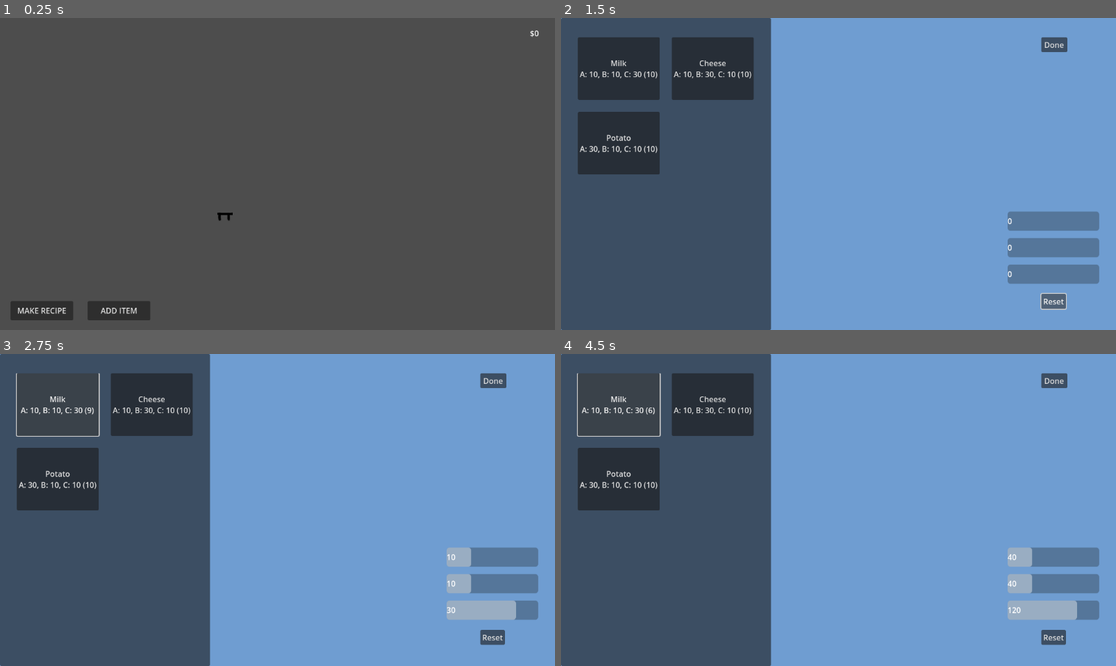
Above: before the commit, frames 1-4 (two rows, left to right).
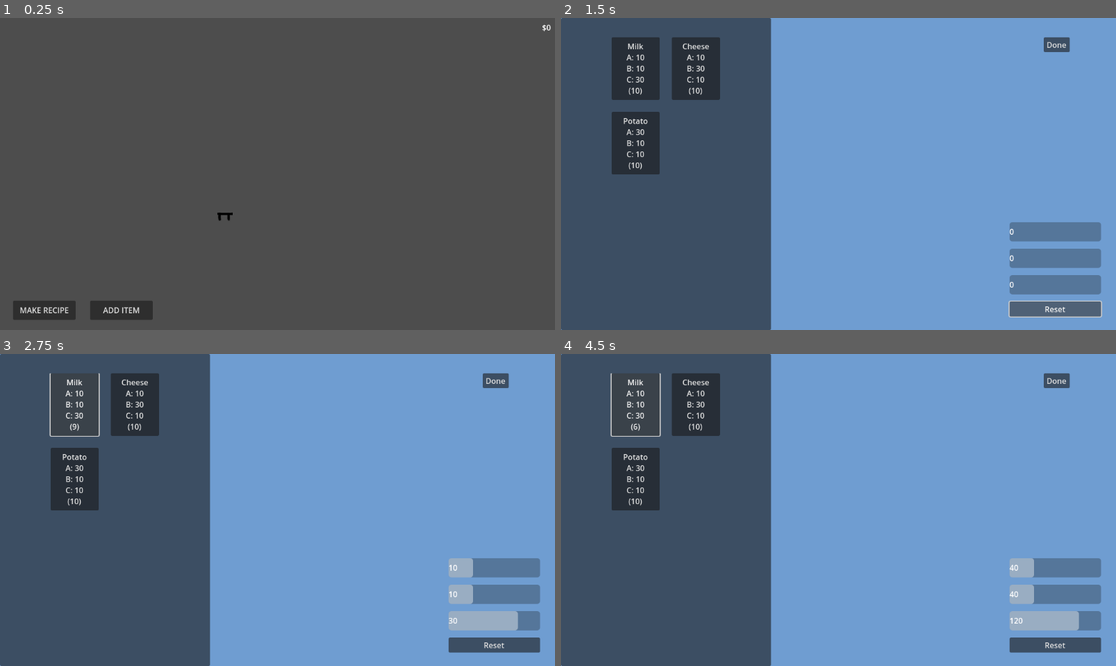
Above: after the commit, the same moments.

Repository: Hekkow/Shopkeeper-Game
Game: Godot game, scene res://Scenes/Levels/Store.tscn
Same seed, same stepped clock (60 frames per second), same inputs: the game is played once before the commit and once after it.
Inputs (mouse positions are in pixels of both pictures, inside the frame that each line leads up to):
- Up to frame 1 (0.25 s): no input
- Up to frame 2 (1.5 s): click "MAKE RECIPE" at 0.5 s; click "Reset" at 1.25 s
- Up to frame 3 (2.75 s): click (55, 403) at 2 s, where only the run before the commit has a clickable "Milk A: 10, B: 10, C: 30 (10)"
- Up to frame 4 (4.5 s): click (616, 403) at 2.75 s, where only the run before the commit has a clickable "Milk A: 10, B: 10, C: 30 (9)"; click (616, 403) at 3.5 s, where only the run before the commit has a clickable "Milk A: 10, B: 10, C: 30 (8)"; click (616, 403) at 4.25 s, where only the run before the commit has a clickable "Milk A: 10, B: 10, C: 30 (7)"

The runs differ from the first frame. In frame 1, 0.4% of the frame differs, in the area x 1-100%, y 2-97%; in frame 2, 8.2%; in frame 3, 8.2%; in frame 4, 8.3%, in the area x 2-98%, y 6-96%.

Commit message:
added drag and drop items

Diff:
--- a/Scenes/Levels/Store.tscn
+++ b/Scenes/Levels/Store.tscn
@@ -24,17 +24,26 @@
 script = ExtResource("5_db2gu")
 
 [node name="Money" type="Label" parent="CanvasLayer"]
-offset_left = 1100.0
-offset_top = 20.0
-offset_right = 1140.0
-offset_bottom = 43.0
+anchors_preset = 1
+anchor_left = 1.0
+anchor_right = 1.0
+offset_left = -48.0
+offset_top = 8.0
+offset_right = -8.0
+offset_bottom = 31.0
+grow_horizontal = 0
+horizontal_alignment = 2
 script = ExtResource("6_aithq")
 
 [node name="HBoxContainer" type="HBoxContainer" parent="CanvasLayer"]
-offset_left = 22.0
-offset_top = 588.0
-offset_right = 330.0
-offset_bottom = 628.0
+anchors_preset = 2
+anchor_top = 1.0
+anchor_bottom = 1.0
+offset_left = 27.0
+offset_top = -61.0
+offset_right = 335.0
+offset_bottom = -21.0
+grow_vertical = 0
 theme_override_constants/separation = 30
 script = ExtResource("6_vnhey")
 
--- a/Scenes/UI/RecipeCreationMenu.tscn
+++ b/Scenes/UI/RecipeCreationMenu.tscn
@@ -32,11 +32,18 @@
 script = ExtResource("2_wd8sf")
 
 [node name="RatioBars" type="VBoxContainer" parent="."]
-layout_mode = 0
-offset_left = 927.0
-offset_top = 402.0
-offset_right = 1117.0
-offset_bottom = 552.0
+layout_mode = 1
+anchors_preset = 3
+anchor_left = 1.0
+anchor_top = 1.0
+anchor_right = 1.0
+anchor_bottom = 1.0
+offset_left = -221.0
+offset_top = -224.0
+offset_right = -31.0
+offset_bottom = -28.0
+grow_horizontal = 0
+grow_vertical = 0
 theme_override_constants/separation = 15
 script = ExtResource("2_2r0st")
 
@@ -49,12 +56,8 @@
 [node name="MarginContainer3" parent="RatioBars" instance=ExtResource("3_i76uq")]
 layout_mode = 2
 
-[node name="ResetButton" type="Button" parent="."]
-layout_mode = 0
-offset_left = 997.0
-offset_top = 573.0
-offset_right = 1048.0
-offset_bottom = 604.0
+[node name="ResetButton" type="Button" parent="RatioBars"]
+layout_mode = 2
 text = "Reset
 "
 script = ExtResource("4_310k4")
@@ -93,10 +96,14 @@
 script = ExtResource("6_jj80t")
 
 [node name="Button" type="Button" parent="."]
-layout_mode = 0
-offset_left = 997.0
+layout_mode = 1
+anchors_preset = 1
+anchor_left = 1.0
+anchor_right = 1.0
+offset_left = -150.0
 offset_top = 40.0
-offset_right = 1051.0
+offset_right = -96.0
 offset_bottom = 71.0
+grow_horizontal = 0
 text = "Done"
 script = ExtResource("7_bf0bv")
--- /dev/null
+++ b/Scripts/Objects/DragAndDropItem.gd
@@ -0,0 +1 @@
+extends StaticBody2D
--- a/Scripts/Objects/Item.gd
+++ b/Scripts/Objects/Item.gd
@@ -1,9 +1,34 @@
-extends Node
+extends Area2D
 class_name Item
 @export var price: int = -1
 @export var recipe: Recipe
 @export var sold_price: int = -1
 @export var id: int
+var dragging = true
+var can_drag = true
+signal on_mouse_event;
+
+
+func _ready():
+	connect("on_mouse_event", set_drag)
+	SignalManager.connect("store_opened", on_store_opened)
+
+func _process(_delta):
+	if dragging:
+		var mousepos = get_viewport().get_mouse_position()
+		self.position = Vector2(mousepos.x, mousepos.y)
+
+func set_drag():
+	dragging=!dragging
+	if !dragging:
+		SignalManager.emit_signal("item_placed", self)
+
+func on_store_opened():
+	can_drag = false
+
+func _input_event(_viewport, event, _shape_idx):
+	if event is InputEventMouseButton && event.pressed && can_drag:
+		emit_signal("on_mouse_event")
 
 func _init(_recipe: Recipe = null, _price: int = -1) -> void:
 	price = _price
--- a/Scripts/Objects/Store.gd
+++ b/Scripts/Objects/Store.gd
@@ -1,7 +1,14 @@
 extends Node2D
 
+var item_scene
+var character_scene
+var item_class
 func _ready() -> void:
 	SignalManager.connect("store_opened", on_store_opened)
+	SignalManager.connect("price_set", spawn_item)
+	item_scene = load("res://Scenes/Objects/Item.tscn")
+	character_scene = load("res://Scenes/Objects/Character.tscn")
+	item_class = preload("res://Scripts/Objects/Item.gd")
 
 func start() -> void:
 	spawn_items()
@@ -11,12 +18,10 @@
 	start()
 
 func spawn_items() -> void:
-	var scene := load("res://Scenes/Objects/Item.tscn")
-	var item_class := preload("res://Scripts/Objects/Item.gd")
 	var radius = 500.0
 	var max_angle = 90.0 * PI / 180
 	for i in len(Data.all["Store Items Before"]):
-		var item = scene.instantiate()
+		var item = item_scene.instantiate()
 		item.set_script(item_class)
 		item.set_variables(Data.all["Store Items Before"][i][0], Data.all["Store Items Before"][i][1], item.id)
 		var x = radius * cos(max_angle/(len(Data.all["Store Items Before"])+1)*(i+1))
@@ -24,11 +29,17 @@
 		item.set_position(Vector2(x, y))
 		add_child(item)
 
+func spawn_item(_item: Item) -> void:
+	print("HERE")
+	var item = item_scene.instantiate()
+	item.set_script(item_class)
+	item.set_variables(_item.recipe, _item.price, _item.id)
+	add_child(item)
+
 func spawn_customers(number_customers: int) -> void:
-	var scene := load("res://Scenes/Objects/Character.tscn")
 	var customers := choose_customers(number_customers)
 	for customer in customers:
-		var character = scene.instantiate()
+		var character = character_scene.instantiate()
 		character.name = customer.character_name
 		character.get_node("Sprite2D").modulate = customer.color
 		character._init(customer)
--- a/Scripts/Other/SignalManager.gd
+++ b/Scripts/Other/SignalManager.gd
@@ -14,3 +14,4 @@
 signal price_modal_spawned(item)
 signal ingredient_to_recipe_panel_clicked
 signal recipe_to_item_clicked
+signal item_placed
--- a/Scripts/Resources/Ingredient.gd
+++ b/Scripts/Resources/Ingredient.gd
@@ -11,4 +11,7 @@
 	return ingredient_name == _ingredient.ingredient_name
 
 func _to_string() -> String:
-	return ingredient_name + "\n" + str(element)
+	return ingredient_name + " " + str(element)
+
+func to_str() -> String:
+	return "%s\nA: %s\nB: %s\nC: %s" % [ingredient_name, element.a, element.b, element.c]
--- a/Scripts/Resources/InventorySlot.gd
+++ b/Scripts/Resources/InventorySlot.gd
@@ -15,3 +15,6 @@
 
 func _to_string() -> String:
 	return "%s (%s)" % [object, amount]
+
+func to_str() -> String:
+	return "%s\n(%s)" % [object.to_str(), amount]
--- a/Scripts/UI/IngredientButton.gd
+++ b/Scripts/UI/IngredientButton.gd
@@ -4,7 +4,7 @@
 var slot: InventorySlot
 
 func _ready():
-	text = str(slot)
+	text = slot.to_str()
 	pressed.connect(on_ingredient_pressed)
 
 func on_ingredient_pressed() -> void:
@@ -14,4 +14,4 @@
 		Data.remove_from_inventory("Ingredient Inventory", slot.object)
 		queue_free()
 	else:
-		text = str(slot)
+		text = slot.to_str()
--- a/Scripts/UI/IngredientToRecipePanel.gd
+++ b/Scripts/UI/IngredientToRecipePanel.gd
@@ -6,5 +6,4 @@
 
 func on_panel_clicked(event) -> void:
 	if event is InputEventMouseButton and event.is_pressed():
-		print("HERe")
 		SignalManager.emit_signal("ingredient_to_recipe_panel_clicked")
--- a/Scripts/UI/ItemCreationMenu.gd
+++ b/Scripts/UI/ItemCreationMenu.gd
@@ -5,4 +5,5 @@
 	SignalManager.connect("recipe_to_item_clicked", close_menu)
 
 func close_menu() -> void:
+	print("HERE3")
 	queue_free()
--- a/Scripts/UI/Pot.gd
+++ b/Scripts/UI/Pot.gd
@@ -10,19 +10,11 @@
 	var recipe = Recipe.check_recipes(Element.ingredients_to_element(Data.all["Pot Ingredients"]))
 	if !recipe:
 		return
-	var pot = Button.new()
-	add_child(pot)
-	pot.set_position(Vector2(0, 0))
-	pot.set_size(Vector2(100, 120))
-	pot.text = recipe.recipe_name
-	pot.pressed.connect(Callable(on_pot_clicked).bind(pot, recipe))
-
-func on_pot_clicked(pot: Node, recipe: Recipe) -> void:
-	Data.add_to_inventory("Recipe Inventory", recipe)
-	Data.all["Pot Ingredients"] = []
-	pot.queue_free()
-	SignalManager.emit_signal("recipe_made")
-	SignalManager.emit_signal("ingredients_reset")
+	var scene := load("res://Scenes/UI/ItemDisplayButton.tscn")
+	var button = scene.instantiate()
+	button.set_script(PotButton)
+	button.recipe = recipe
+	add_child(button)
 
 func on_ingredients_reset() -> void:
 	if get_child_count() > 0:
--- /dev/null
+++ b/Scripts/UI/PotButton.gd
@@ -0,0 +1,13 @@
+extends Button
+class_name PotButton
+var recipe
+
+func _ready():
+	text = recipe.recipe_name
+
+func _pressed():
+	Data.add_to_inventory("Recipe Inventory", recipe)
+	Data.all["Pot Ingredients"] = []
+	SignalManager.emit_signal("recipe_made")
+	SignalManager.emit_signal("ingredients_reset")
+	queue_free()
--- a/Scripts/UI/PriceInput.gd
+++ b/Scripts/UI/PriceInput.gd
@@ -10,5 +10,5 @@
 	recipe = _recipe
 
 func on_price_enter(price: String) -> void:
-	Data.all["Store Items Before"].append([recipe, int(price)])
-	SignalManager.emit_signal("price_set")
+	# Data.all["Store Items Before"].append([recipe, int(price)])
+	SignalManager.emit_signal("price_set", Item.new(recipe, int(price)))
--- a/Scripts/UI/PriceModal.gd
+++ b/Scripts/UI/PriceModal.gd
@@ -3,5 +3,5 @@
 func _ready() -> void:
 	SignalManager.connect("price_set", on_price_set)
 
-func on_price_set() -> void:
+func on_price_set(_item) -> void:
 	queue_free()
--- a/Scripts/UI/PriceModalDefaultButton.gd
+++ b/Scripts/UI/PriceModalDefaultButton.gd
@@ -10,5 +10,5 @@
 	recipe = _recipe
 
 func _pressed() -> void:
-	Data.all["Store Items Before"].append([recipe, recipe.base_price])
-	SignalManager.emit_signal("price_set")
+	# Data.all["Store Items Before"].append([recipe, recipe.base_price])
+	SignalManager.emit_signal("price_set", Item.new(recipe, recipe.base_price))
--- a/Scripts/UI/RatioBars.gd
+++ b/Scripts/UI/RatioBars.gd
@@ -10,6 +10,8 @@
 
 func initialize_bars_and_labels() -> void:
 	for item in get_children():
+		if item is Button:
+			continue
 		bars.append(item.get_node("ProgressBar"))
 		labels.append(item.get_node("Label"))
 
--- a/Scripts/UI/RecipeToItemMenu.gd
+++ b/Scripts/UI/RecipeToItemMenu.gd
@@ -4,6 +4,7 @@
 	load_items()
 	SignalManager.connect("recipe_pressed", on_recipe_pressed)
 	SignalManager.connect("price_set", on_price_set)
+	SignalManager.connect("item_placed", on_item_placed)
 
 func load_items() -> void:
 	var scene := load("res://Scenes/UI/ItemDisplayButton.tscn")
@@ -18,10 +19,14 @@
 	for button in get_children():
 		button.disabled = !on
 
-func on_recipe_pressed() -> void:
+func on_recipe_pressed(_recipe) -> void:
 	toggle_buttons(false)
 
-func on_price_set() -> void:
+func on_price_set(_item) -> void:
 	toggle_buttons(true)
+
+func on_item_placed(_item) -> void:
+	print(Data.all["Recipe Inventory"])
 	if len(Data.all["Recipe Inventory"]) == 0:
+		print("HERE1")
 		SignalManager.emit_signal("store_opened")
--- a/Scripts/UI/RecipeToItemNextButton.gd
+++ b/Scripts/UI/RecipeToItemNextButton.gd
@@ -1,4 +1,5 @@
 extends Button
 
 func _pressed() -> void:
+	print("HERE2")
 	SignalManager.emit_signal("store_opened")
--- a/Scripts/UI/RecipeToItemPanel.gd
+++ b/Scripts/UI/RecipeToItemPanel.gd
@@ -2,10 +2,18 @@
 
 
 func _ready() -> void:
-	print("READY")
 	self.connect("gui_input", Callable(self, "on_panel_clicked"))
+	SignalManager.connect("price_set", on_price_set)
+	SignalManager.connect("item_placed", on_item_placed)
 
 func on_panel_clicked(event) -> void:
 	if event is InputEventMouseButton and event.is_pressed():
-		print("HERE")
 		SignalManager.emit_signal("recipe_to_item_clicked")
+
+func on_price_set(_item):
+	modulate.a = 0
+	mouse_filter = Control.MOUSE_FILTER_IGNORE
+func on_item_placed(_item):
+	print("HERE")
+	modulate.a = 1
+	mouse_filter = Control.MOUSE_FILTER_STOP
--- a/project.godot
+++ b/project.godot
@@ -26,6 +26,14 @@
 
 file_logging/enable_file_logging=true
 
+[display]
+
+window/vsync/vsync_mode=0
+
+[editor]
+
+export/convert_text_resources_to_binary=false
+
 [rendering]
 
 renderer/rendering_method="mobile"
--- /dev/null
+++ b/static_body_2d.tscn
@@ -0,0 +1,19 @@
+[gd_scene load_steps=4 format=3 uid="uid://c114ngw02bjh2"]
+
+[ext_resource type="Script" path="res://Scripts/Objects/DragAndDropItem.gd" id="1_rjdrk"]
+[ext_resource type="Texture2D" uid="uid://dmb4bqdvvh057" path="res://Resources/Sprites/item.png" id="2_k14v8"]
+
+[sub_resource type="RectangleShape2D" id="RectangleShape2D_nrv37"]
+size = Vector2(26, 32)
+
+[node name="StaticBody2D" type="StaticBody2D"]
+position = Vector2(126, 68)
+input_pickable = true
+script = ExtResource("1_rjdrk")
+
+[node name="Sprite2D" type="Sprite2D" parent="."]
+texture = ExtResource("2_k14v8")
+
+[node name="CollisionShape2D" type="CollisionShape2D" parent="."]
+position = Vector2(-1, 1)
+shape = SubResource("RectangleShape2D_nrv37")
Not shown, added: export_presets.cfg
Not shown, added: Exported/game.console.exe
Not shown, added: Exported/game.exe
